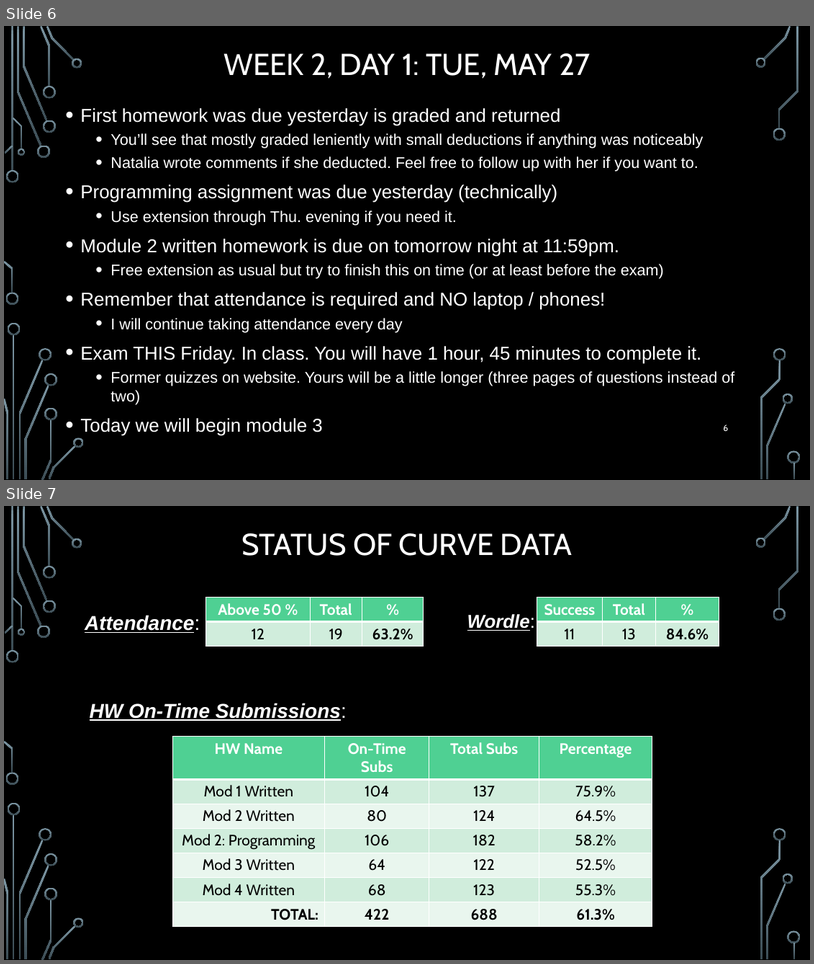
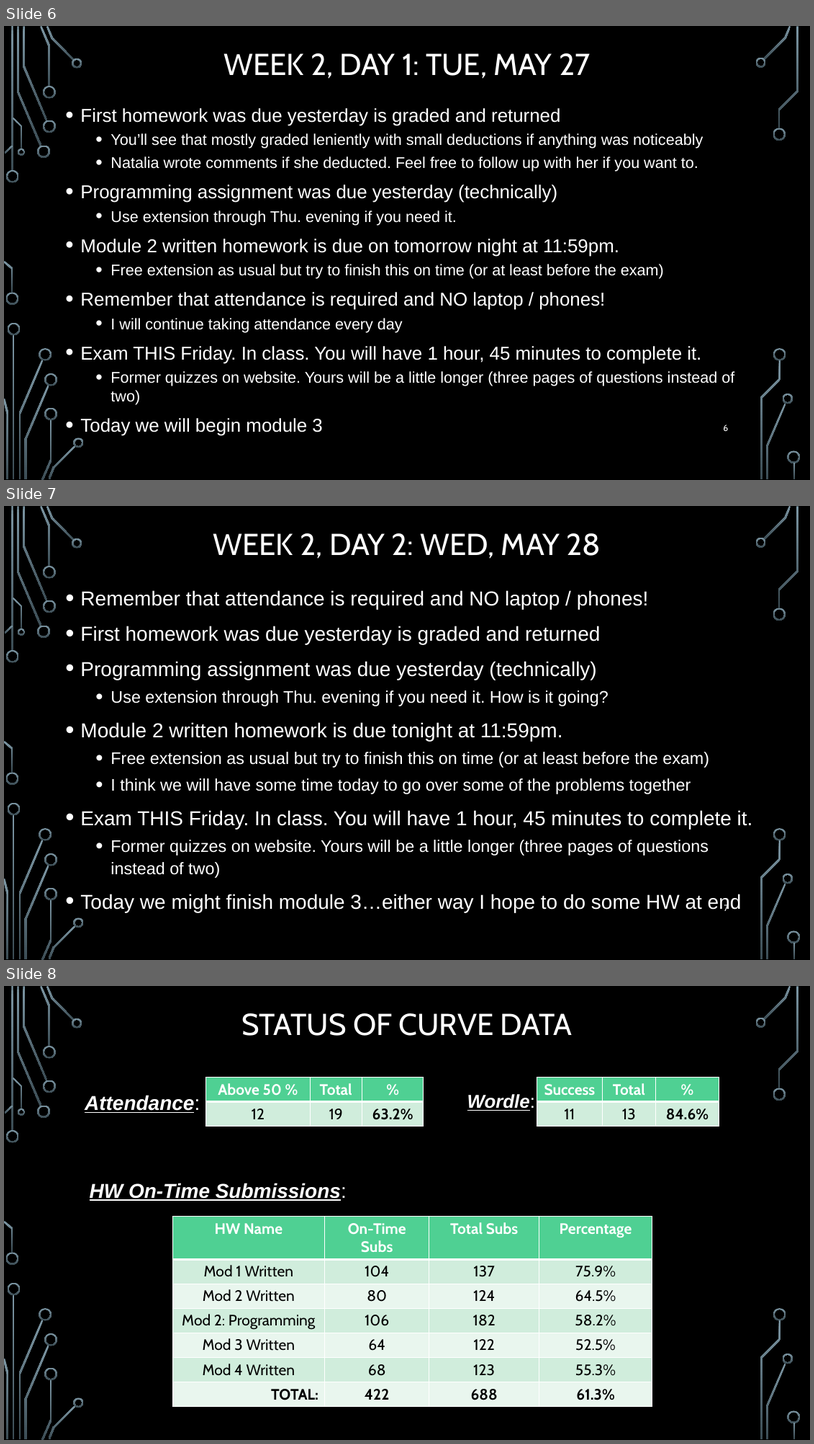
Before and after one commit to markfloryan/dmt2, a slide deck: slides/00-DailyAnnouncements.pptx. Shown one above the other, each under a label of ours: slides 6 and 7 before the commit, slides 6, 7 and 8 after it. The pictures are 814x964 and 814x1444 pixels, drawn with LibreOffice and Linux fonts; fonts in the diff are those of the drawing; background and template pictures are left out. Boxes give left, top, right and bottom in pixels: in the first picture for what was removed or moved away, otherwise in the second. Text is boxed around its words. In the diff, an @@ line names an element or a change of style, - is before the commit and + after.

```diff
--- a/slides/00-DailyAnnouncements.pptx
+++ b/slides/00-DailyAnnouncements.pptx
@@ slide 7 added at (4, 506, 810, 960), background picture (left out); not listed: 36 template elements that a slide beside it also shows @@
@@ title added at (214, 533, 602, 559), 36 pt, text #FFFFFF @@
+WEEK 2, DAY 2: WED, MAY 28
@@ text added at (80, 590, 754, 912), 24 pt, text #FFFFFF @@
+• Remember that attendance is required and NO laptop / phones!
+• First homework was due yesterday is graded and returned
+• Programming assignment was due yesterday (technically)
+  • Use extension through Thu. evening if you need it. How is it going?
+• Module 2 written homework is due tonight at 11:59pm.
+  • Free extension as usual but try to finish this on time (or at least before the exam)
+  • I think we will have some time today to go over some of the problems together
+• Exam THIS Friday. In class. You will have 1 hour, 45 minutes to complete it.
+  • Former quizzes on website. Yours will be a little longer (three pages of questions instead of two)
+• Today we might finish module 3…either way I hope to do some HW at end
@@ page number added at (724, 903, 728, 911), 10.5 pt, text #FFFFFF @@
+7
@@ what was slide 7 is now slide 8 @@
```
Also in this commit, not shown: 1 other file.
